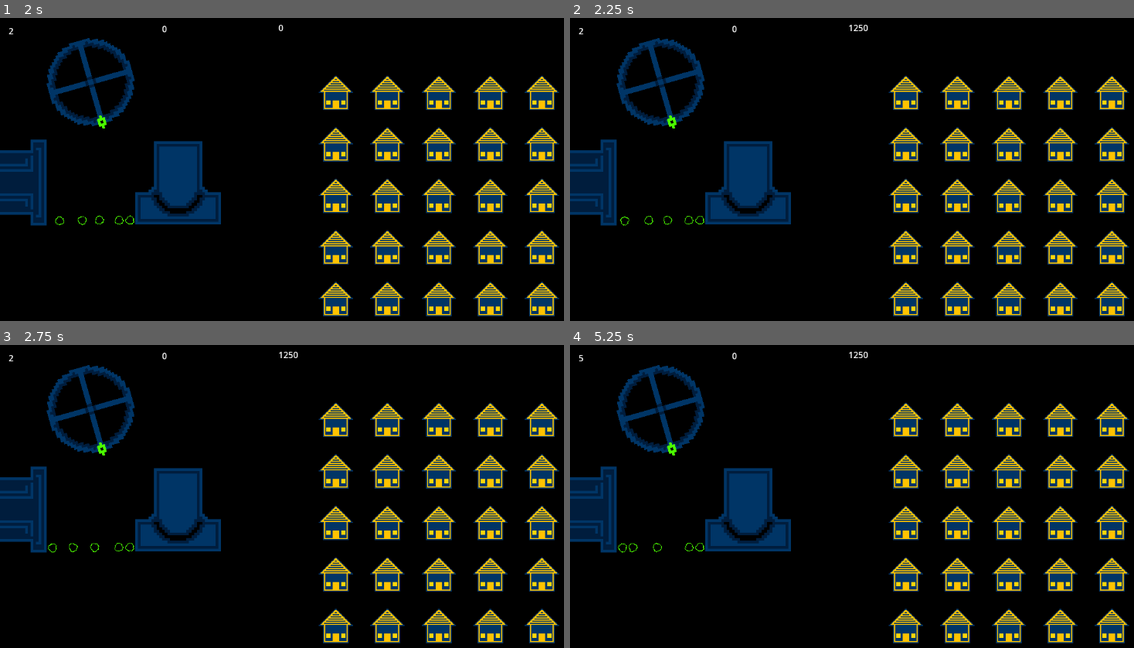
Above: before the commit, frames 1-4 (two rows, left to right).
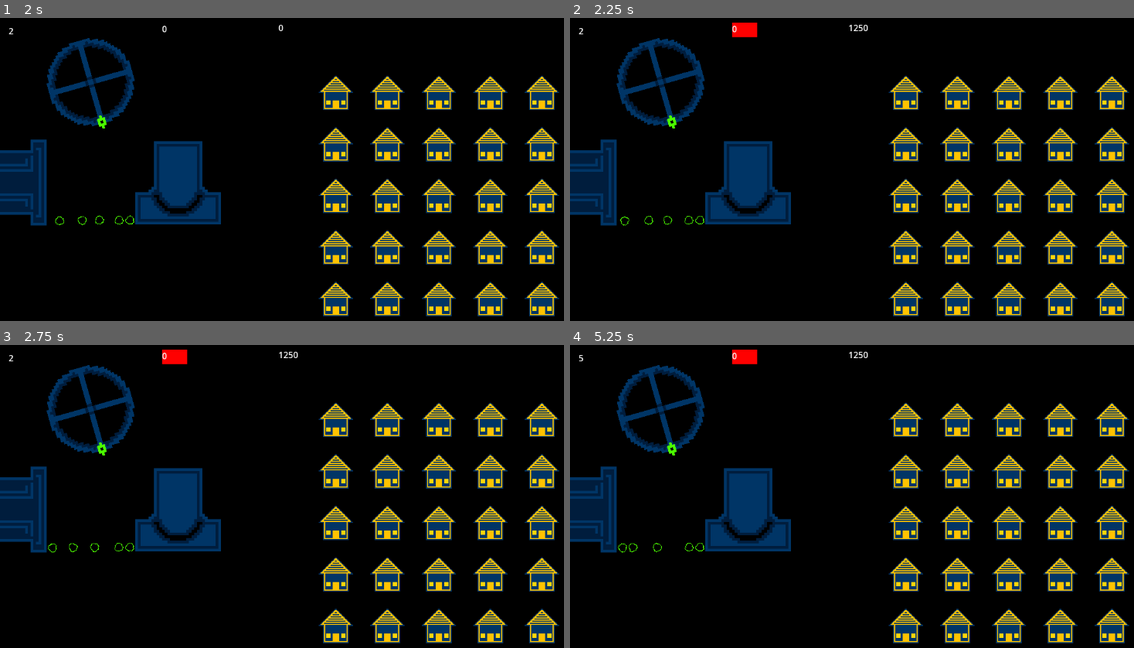
Above: after the commit, the same moments.

Repository: CWmain/BigModeGameJam2025
Game: Godot game, scene res://Levels/main_scene.tscn
Two runs of this game, one before a commit and one after it. Both use one fixed random seed, a clock stepped at 60 frames per second and the inputs below.
Inputs (mouse positions are in pixels of both pictures, inside the frame that each line leads up to):
- Up to frame 1 (2 s): move the mouse to (50, 81) at 0.52 s; press the mouse at (50, 81) at 0.53 s; tap Enter at 1.25 s; move the mouse to (129, 221) at 1.27 s; release the mouse at (129, 221) at 1.28 s; tap T (Test_Click) at 1.35 s
- Up to frame 2 (2.25 s): move the mouse to (688, 221) at 2.02 s; press the mouse at (688, 221) at 2.03 s
- Up to frame 3 (2.75 s): no input
- Up to frame 4 (5.25 s): tap Space at 2.75 s; move the mouse to (643, 548) at 2.77 s; release the mouse at (643, 548) at 2.78 s; tap T (Test_Click) at 2.85, 4.35 s; move the mouse to (648, 544) at 3.52 s; press the mouse at (648, 544) at 3.53 s; move the mouse to (620, 548) at 4.27 s; release the mouse at (620, 548) at 4.28 s; tap Enter at 5 s; move the mouse to (908, 517) at 5.02 s; press the mouse at (908, 517) at 5.03 s

Frame 1 is identical in both runs. In frame 2, 0.2% of the frame differs, in the area x 28-34%, y 1-7%; in frame 3, 0.2%; in frame 4, 0.2%.

Commit message:
Updated labels to turn red when supply or demand not meet

Diff:
--- a/Objects/Displays/Demand/demand.gd
+++ b/Objects/Displays/Demand/demand.gd
@@ -2,6 +2,7 @@
 
 @export var m: Manager
 @onready var label = $Label
+@onready var color_rect = $ColorRect
 
 func _ready():
 	assert(m != null)
@@ -9,3 +10,8 @@
 
 func _on_updateLabel():
 	label.text = str(m.totalDemand)
+
+	if m.totalDemand < m.totalSupply - 50:
+		color_rect.color = Color(255,0,0)
+	else:
+		color_rect.color = Color(0,0,0)
--- a/Objects/Displays/Supply/supply.gd
+++ b/Objects/Displays/Supply/supply.gd
@@ -2,6 +2,7 @@
 
 @export var m: Manager
 @onready var label = $Label
+@onready var color_rect = $ColorRect
 
 func _ready():
 	assert(m != null)
@@ -9,3 +10,7 @@
 
 func _on_updateLabel():
 	label.text = str(m.totalSupply)
+	if m.totalSupply < m.totalDemand - 50:
+		color_rect.color = Color(255,0,0)
+	else:
+		color_rect.color = Color(0,0,0)
